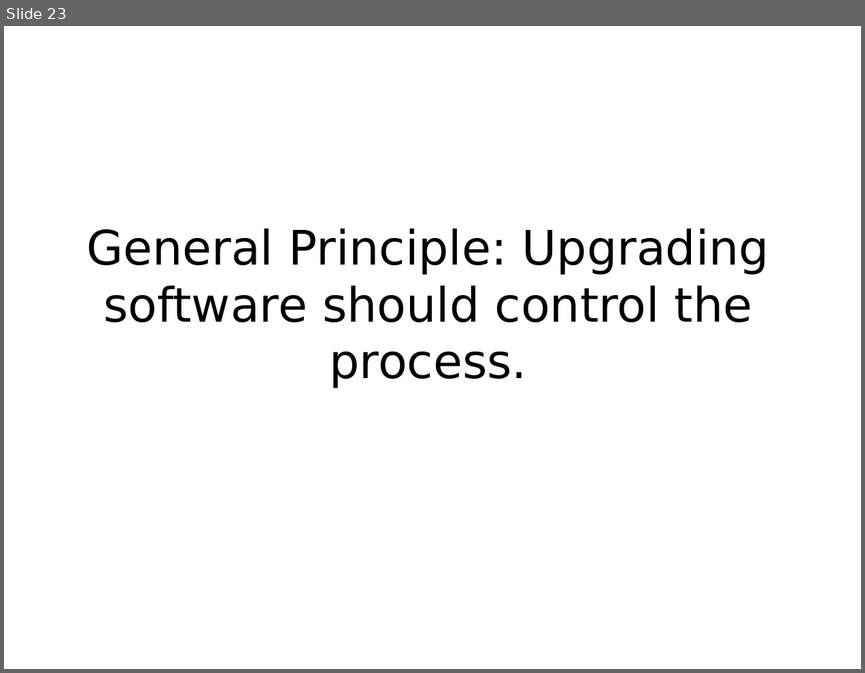
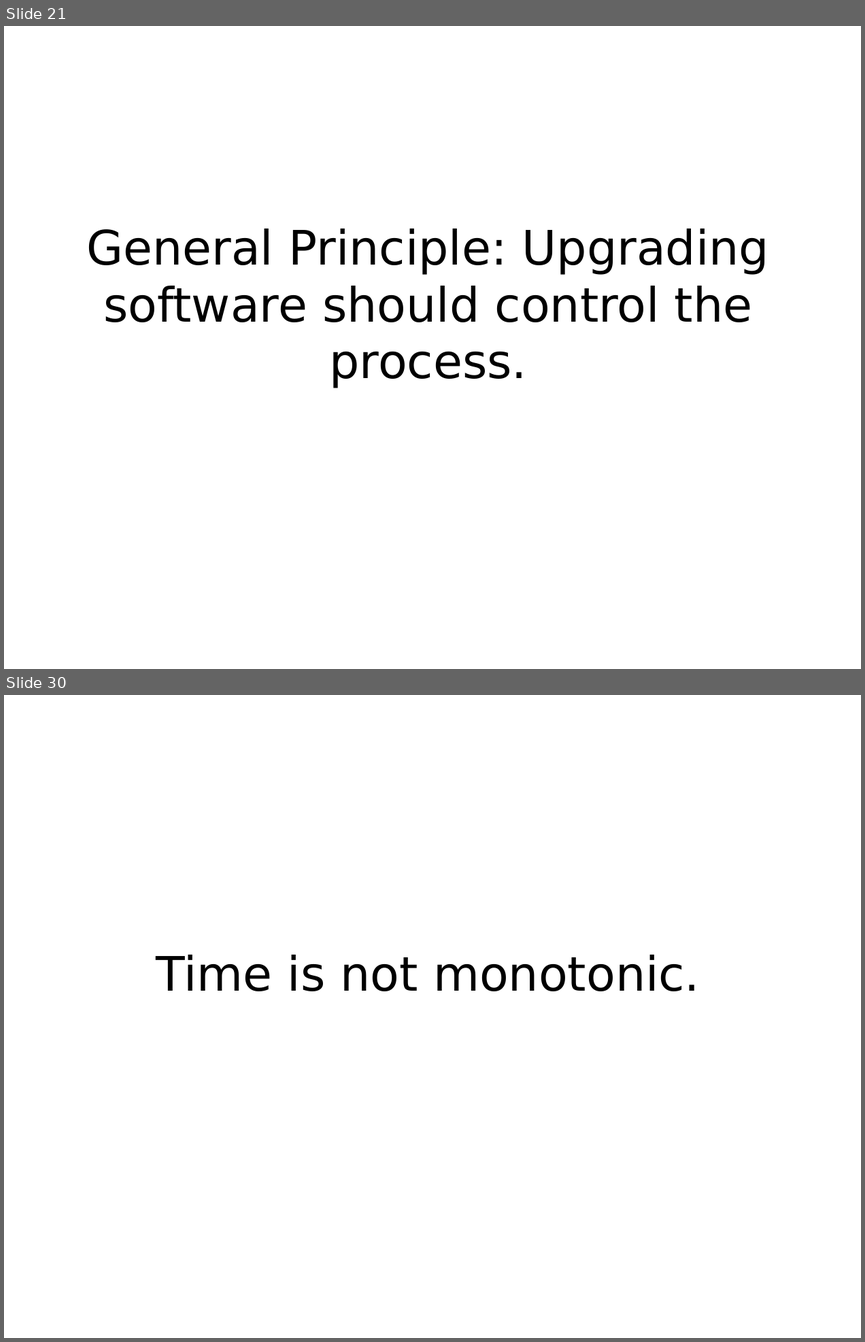
Before and after one commit to mkohler/embedded_python_presentation, a slide deck: embedded_python.odp. Shown one above the other, each under a label of ours: slide 23 before the commit, slides 21 and 30 after it; the slides between them are not shown. The pictures are 865x673 and 865x1342 pixels, drawn with LibreOffice and Linux fonts; fonts in the diff are those of the drawing. Boxes give left, top, right and bottom in pixels: in the first picture for what was removed or moved away, otherwise in the second. Text is boxed around its words. In the diff, an @@ line names an element or a change of style, - is before the commit and + after.

```diff
--- a/embedded_python.odp
+++ b/embedded_python.odp
@@ slide 30 added at <box>4,695,861,1338</box>, background #FFFFFF @@
@@ title added at <box>156,955,700,991</box>, 44 pt, text #000000 @@
+Time is not monotonic.
@@ what was slide 23 is now slide 21 @@
```
Also in this commit, not shown: 1 slide changed, 8 other slides added, 6 slides removed.
